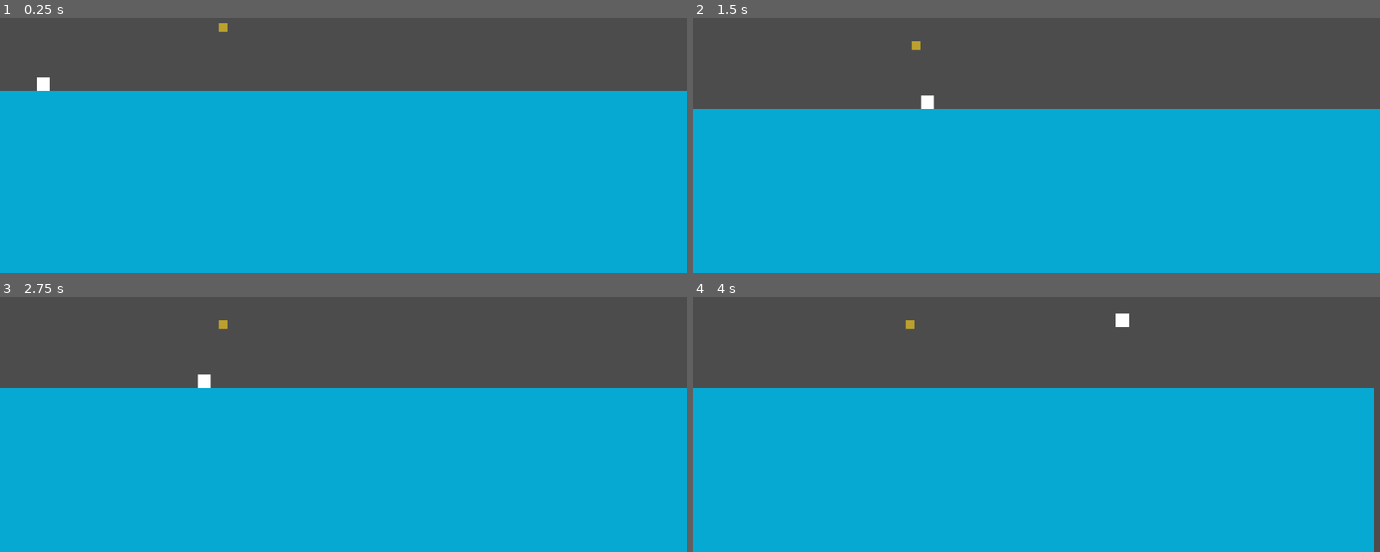
Above: before the commit, frames 1-4 (two rows, left to right).
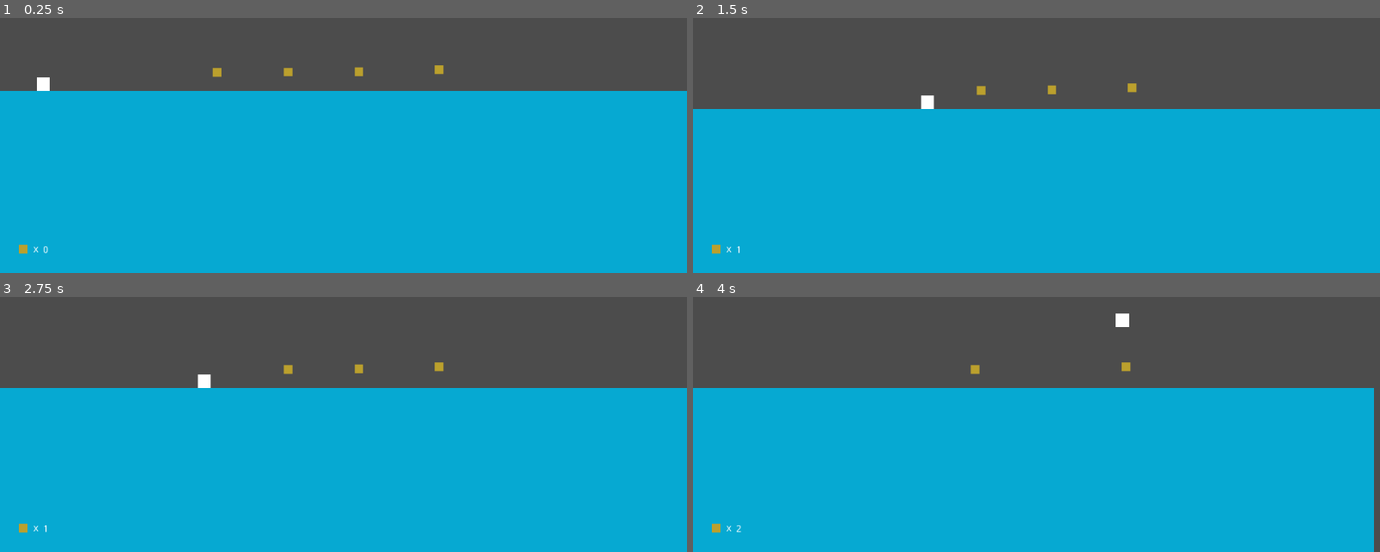
Above: after the commit, the same moments.

Repository: Nopfed/2D-Godot-Platformer
Game: Godot game, scene res://level 0.tscn
Two runs of this game, one before a commit and one after it. Both use one fixed random seed, a clock stepped at 60 frames per second and the inputs below. The project has no main scene, so this scene is started directly.
Inputs:
- Up to frame 1 (0.25 s): no input
- Up to frame 2 (1.5 s): tap Enter at 0.5 s; hold D (right) from 0.53 s (still down); tap Space (jump) at 0.77 s
- Up to frame 3 (2.75 s): tap Space (jump) at 1.52 s; release D (right) at 2.03 s; hold A (left) from 2.03 s (still down)
- Up to frame 4 (4 s): release A (left) at 2.78 s; hold D (right) from 2.78 s (still down); tap Space (jump) at 3.02, 3.77 s

The runs differ from the first frame. In frame 1, 0.3% of the frame differs, in the area x 2-65%, y 2-93%; in frame 2, 0.3%; in frame 3, 0.3%; in frame 4, 0.2%.

Commit message:
HUD, collectible count

Diff:
--- /dev/null
+++ b/HUD.gd
@@ -0,0 +1,12 @@
+extends CanvasLayer
+
+var collectibles = 0
+
+#initialize
+func _ready():
+	$Collectibles.text = String(collectibles)
+
+
+func _on_collectible_collected():
+	collectibles += 1
+	$Collectibles.text = String(collectibles)
--- a/collectible.gd
+++ b/collectible.gd
@@ -1,6 +1,10 @@
 extends Area2D
 
+signal collectible_collected
 
 #delete collectible on "pickup"
 func _on_collectible_body_entered(body):
+
+	emit_signal("collectible_collected")
+
 	queue_free()
--- a/level 0.tscn
+++ b/level 0.tscn
@@ -1,9 +1,11 @@
-[gd_scene load_steps=6 format=2]
+[gd_scene load_steps=8 format=2]
 
 [ext_resource path="res://world tile set.tres" type="TileSet" id=1]
 [ext_resource path="res://player.tscn" type="PackedScene" id=2]
 [ext_resource path="res://pass thru tileset.tres" type="TileSet" id=3]
 [ext_resource path="res://collectible.tscn" type="PackedScene" id=4]
+[ext_resource path="res://Assets/World Tiles/motherboard gold.png" type="Texture" id=5]
+[ext_resource path="res://HUD.gd" type="Script" id=6]
 
 [sub_resource type="RectangleShape2D" id=1]
 extents = Vector2( 1272.64, 129.146 )
@@ -28,10 +30,6 @@
 position = Vector2( 2114.72, 538.782 )
 shape = SubResource( 1 )
 
-[node name="collectible" parent="." instance=ExtResource( 4 )]
-position = Vector2( 332.861, -94.2561 )
-scale = Vector2( 0.2, 0.2 )
-
 [node name="player" parent="." instance=ExtResource( 2 )]
 position = Vector2( 64.4888, -27.8454 )
 
@@ -44,4 +42,60 @@
 drag_margin_left = 0.25
 drag_margin_right = 0.25
 editor_draw_limits = true
+
+[node name="collectibles" type="Node2D" parent="."]
+
+[node name="collectible" parent="collectibles" instance=ExtResource( 4 )]
+position = Vector2( 429.734, -27.7881 )
+scale = Vector2( 0.2, 0.2 )
+
+[node name="collectible2" parent="collectibles" instance=ExtResource( 4 )]
+position = Vector2( 323.668, -27.0809 )
+scale = Vector2( 0.2, 0.2 )
+
+[node name="collectible3" parent="collectibles" instance=ExtResource( 4 )]
+position = Vector2( 654.594, -31.3236 )
+scale = Vector2( 0.2, 0.2 )
+
+[node name="collectible4" parent="collectibles" instance=ExtResource( 4 )]
+position = Vector2( 535.093, -28.4951 )
+scale = Vector2( 0.2, 0.2 )
+
+[node name="HUD" type="CanvasLayer" parent="."]
+script = ExtResource( 6 )
+
+[node name="TextureRect" type="TextureRect" parent="HUD"]
+margin_left = 27.861
+margin_top = 558.399
+margin_right = 40.861
+margin_bottom = 571.399
+texture = ExtResource( 5 )
+expand = true
+__meta__ = {
+"_edit_use_anchors_": false
+}
+
+[node name="x" type="Label" parent="HUD"]
+margin_left = 50.0
+margin_top = 558.0
+margin_right = 60.0
+margin_bottom = 572.0
+text = "x"
+__meta__ = {
+"_edit_use_anchors_": false
+}
+
+[node name="Collectibles" type="Label" parent="HUD"]
+margin_left = 64.3315
+margin_top = 558.669
+margin_right = 103.331
+margin_bottom = 572.669
+text = "##"
+__meta__ = {
+"_edit_use_anchors_": false
+}
 [connection signal="body_entered" from="death zone" to="player" method="_on_death_zone_body_entered"]
+[connection signal="collectible_collected" from="collectibles/collectible" to="HUD" method="_on_collectible_collected"]
+[connection signal="collectible_collected" from="collectibles/collectible2" to="HUD" method="_on_collectible_collected"]
+[connection signal="collectible_collected" from="collectibles/collectible3" to="HUD" method="_on_collectible_collected"]
+[connection signal="collectible_collected" from="collectibles/collectible4" to="HUD" method="_on_collectible_collected"]
--- a/player.tscn
+++ b/player.tscn
@@ -1,7 +1,7 @@
 [gd_scene load_steps=4 format=2]
 
 [ext_resource path="res://Assets/Sprites/Misc/player.png" type="Texture" id=1]
-[ext_resource path="res://movement.gd" type="Script" id=2]
+[ext_resource path="res://player.gd" type="Script" id=2]
 
 [sub_resource type="RectangleShape2D" id=1]
 
--- a/project.godot
+++ b/project.godot
@@ -17,6 +17,11 @@
 
 config/name="2D Platformer"
 config/icon="res://icon.png"
+
+[display]
+
+window/size/resizable=false
+window/stretch/aspect="keep"
 
 [input]
 
